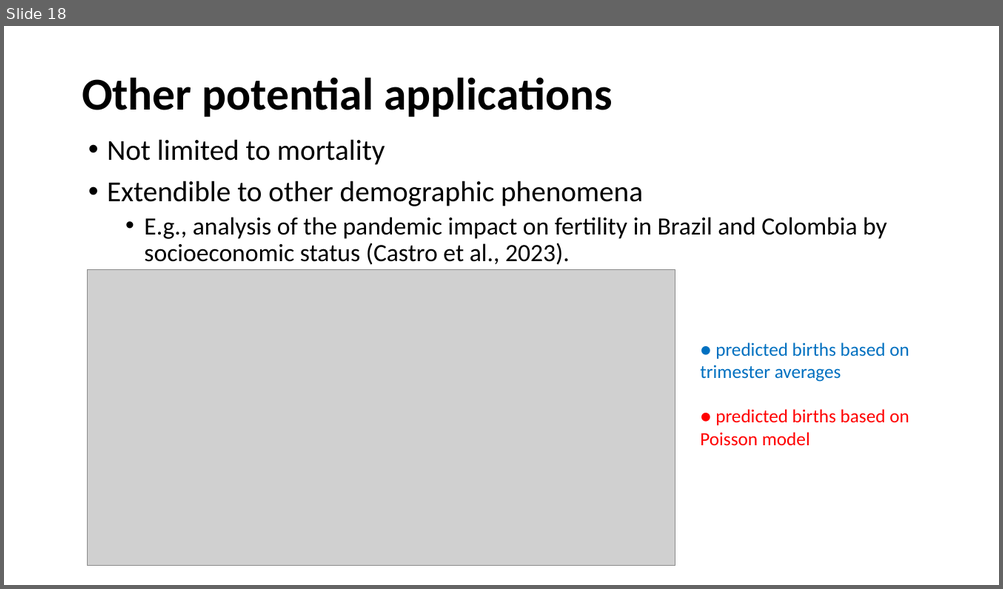
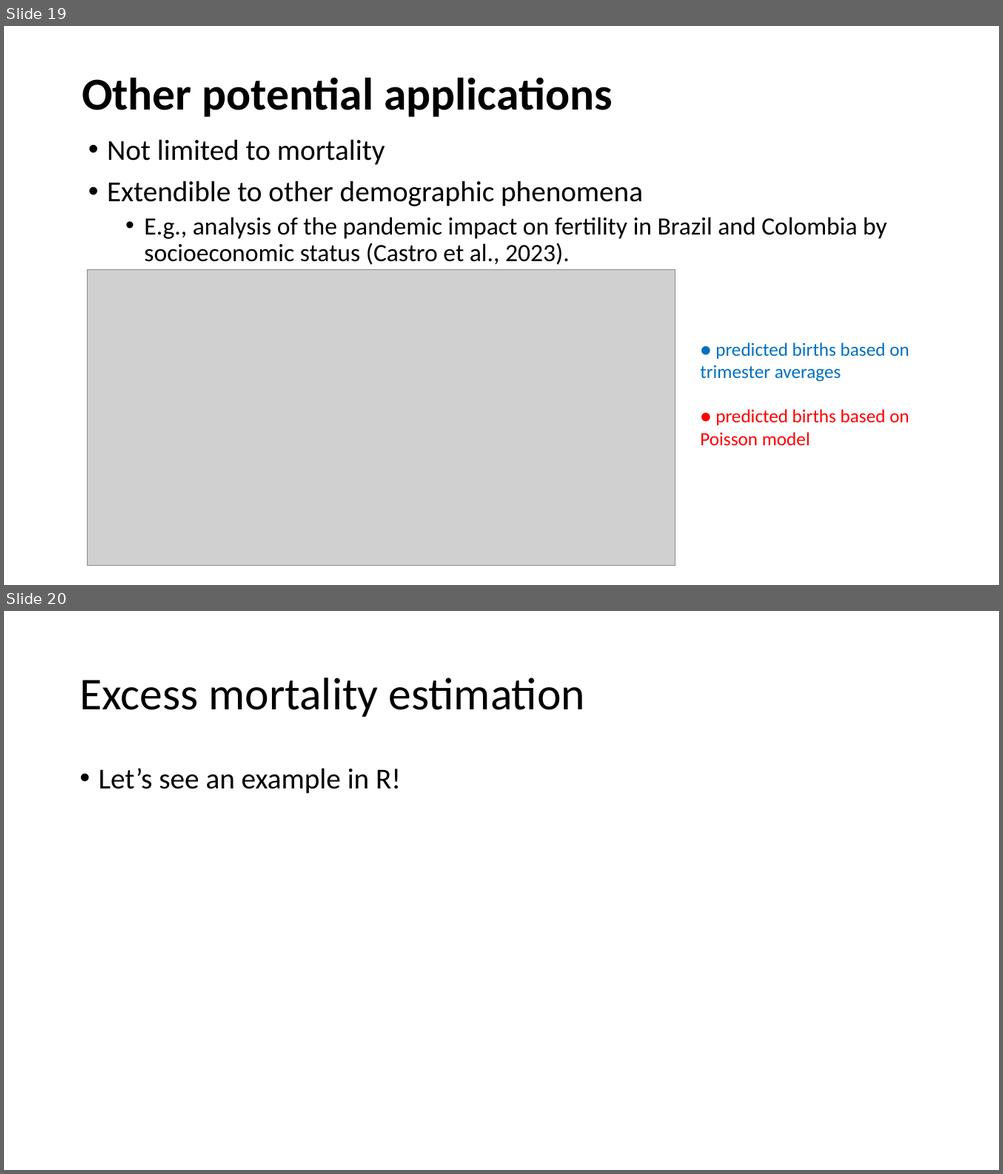
Before and after one commit to kikeacosta/edsd23_apc, a slide deck: slides/04_excess_mortality.pptx. Shown one above the other, each under a label of ours: slide 18 before the commit, slides 19 and 20 after it. The pictures are 1003x589 and 1003x1174 pixels, drawn with LibreOffice and Linux fonts; fonts in the diff are those of the drawing; grey boxes stand for pictures. Boxes give left, top, right and bottom in pixels: in the first picture for what was removed or moved away, otherwise in the second. Text is boxed around its words. In the diff, an @@ line names an element or a change of style, - is before the commit and + after.

```diff
--- a/slides/04_excess_mortality.pptx
+++ b/slides/04_excess_mortality.pptx
@@ slide 20 added at (x1=4, y1=611, x2=999, y2=1170), background #FFFFFF @@
@@ title added at (x1=79, y1=678, x2=586, y2=717), 44 pt, text #000000 @@
+Excess mortality estimation
@@ text added at (x1=99, y1=768, x2=401, y2=794), 28 pt, text #000000 @@
+• Let’s see an example in R!
@@ what was slide 18 is now slide 19 @@
```
Also in this commit, not shown: 5 slides changed, 1 other slide added, 3 other files.
